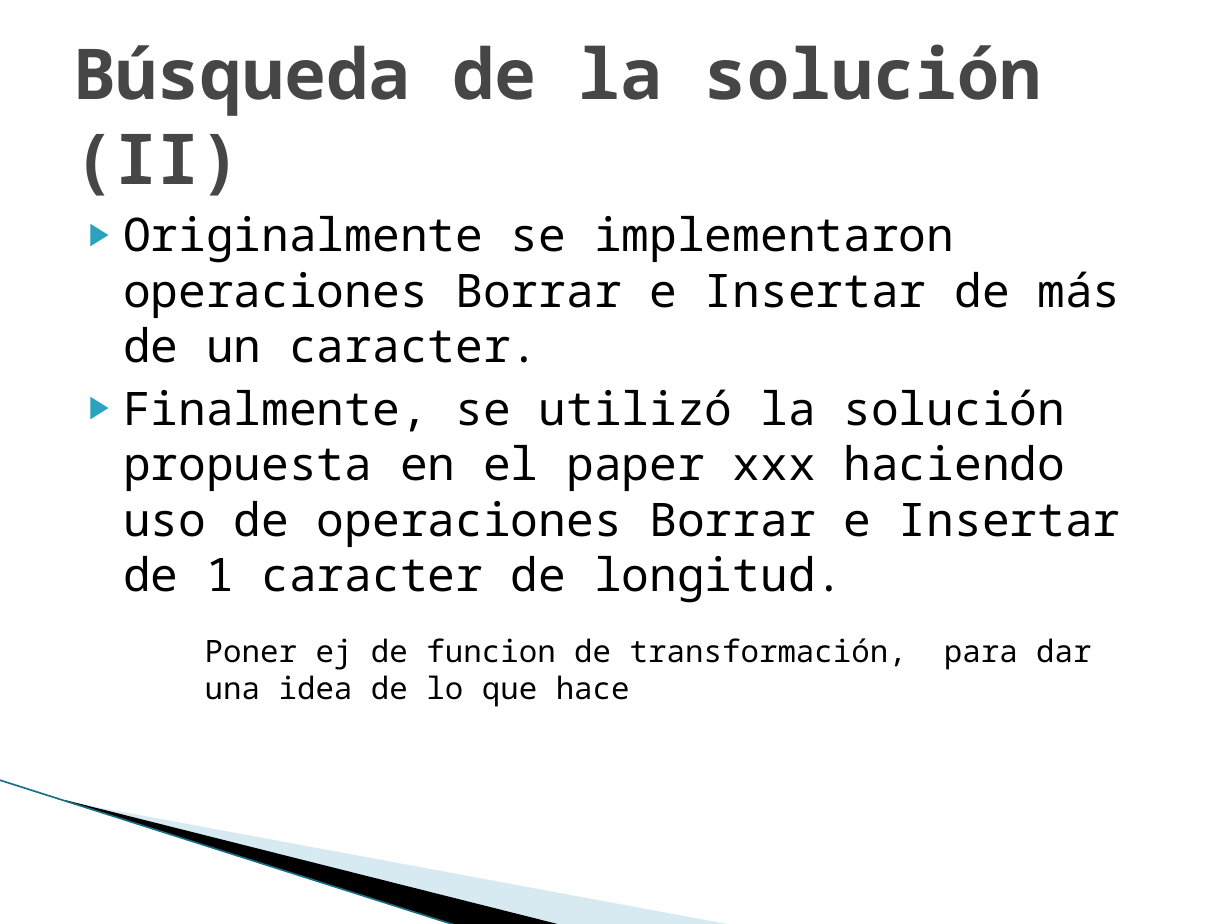
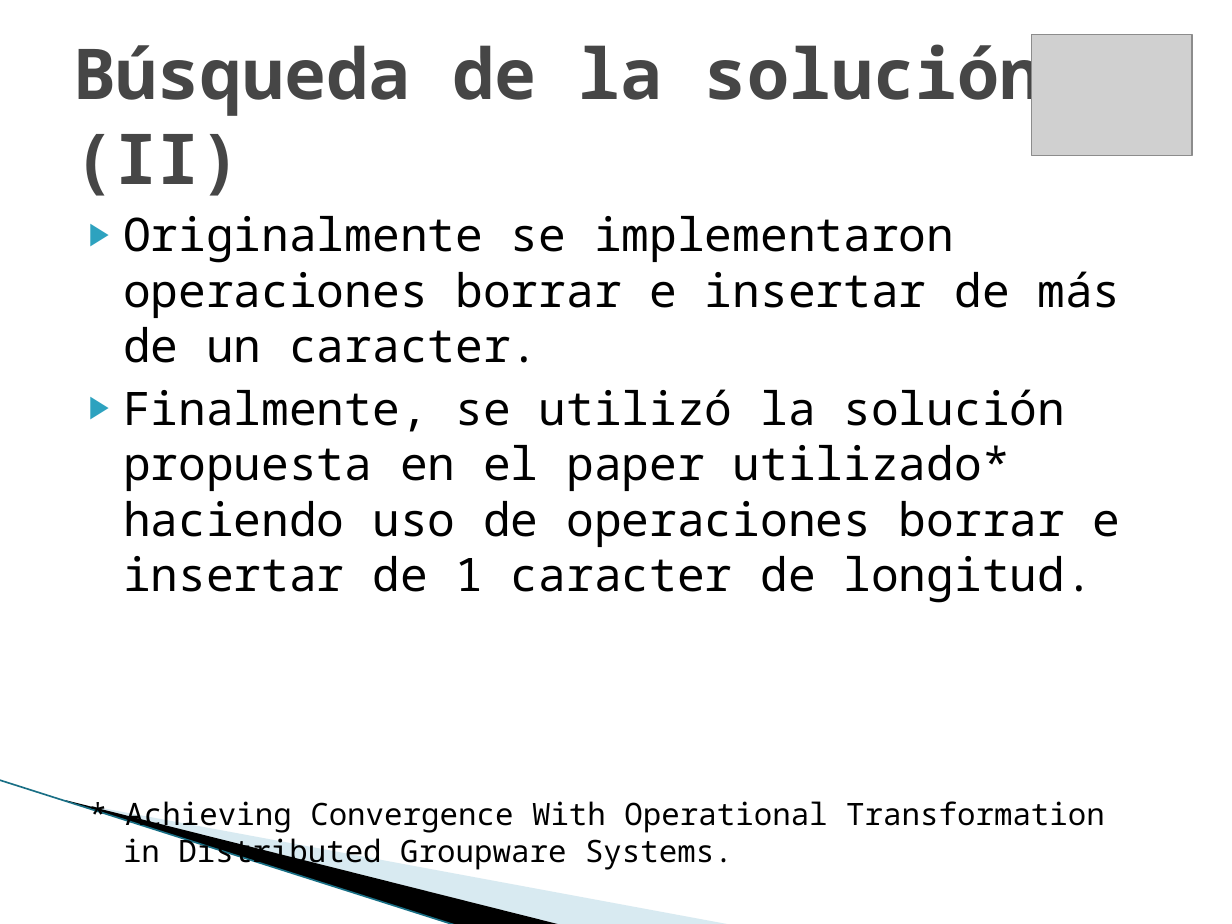
Before and after one commit to maurociancio/parallel-editor, a slide deck: slide 9 of doc/presentacion/presentacion.pptx. Drawn at 1232x924 pixels with LibreOffice and Linux fonts; fonts in the diff are those of the drawing; grey boxes stand for pictures; background and template pictures are left out. Boxes give left, top, right and bottom in pixels: in the first picture for what was removed or moved away, otherwise in the second. Text is boxed around its words. In the diff, an @@ line names an element or a change of style, - is before the commit and + after.

Commit message:
presentacion

```diff
--- a/doc/presentacion/presentacion.pptx
+++ b/doc/presentacion/presentacion.pptx
@@ picture added at box(1031, 34, 1191, 155) @@
@@ text at box(123, 216, 1121, 871): text changed @@
-▶ Originalmente se implementaron operaciones Borrar e Insertar de más de un caracter.
-▶ Finalmente, se utilizó la solución propuesta en el paper xxx haciendo uso de operaciones Borrar e Insertar de 1 caracter de longitud.
+▶ Originalmente se implementaron operaciones borrar e insertar de más de un caracter.
+▶ Finalmente, se utilizó la solución propuesta en el paper utilizado* haciendo uso de operaciones borrar e insertar de 1 caracter de longitud.
+* Achieving Convergence With Operational Transformation in Distributed Groupware Systems.
@@ text removed at box(205, 638, 907, 707) @@
-Poner ej de funcion de transformación, para dar una idea de lo que hace
```
Also in this commit, not shown: 10 other slides changed, 4 slides added, 3 slides removed, 10 other files.
